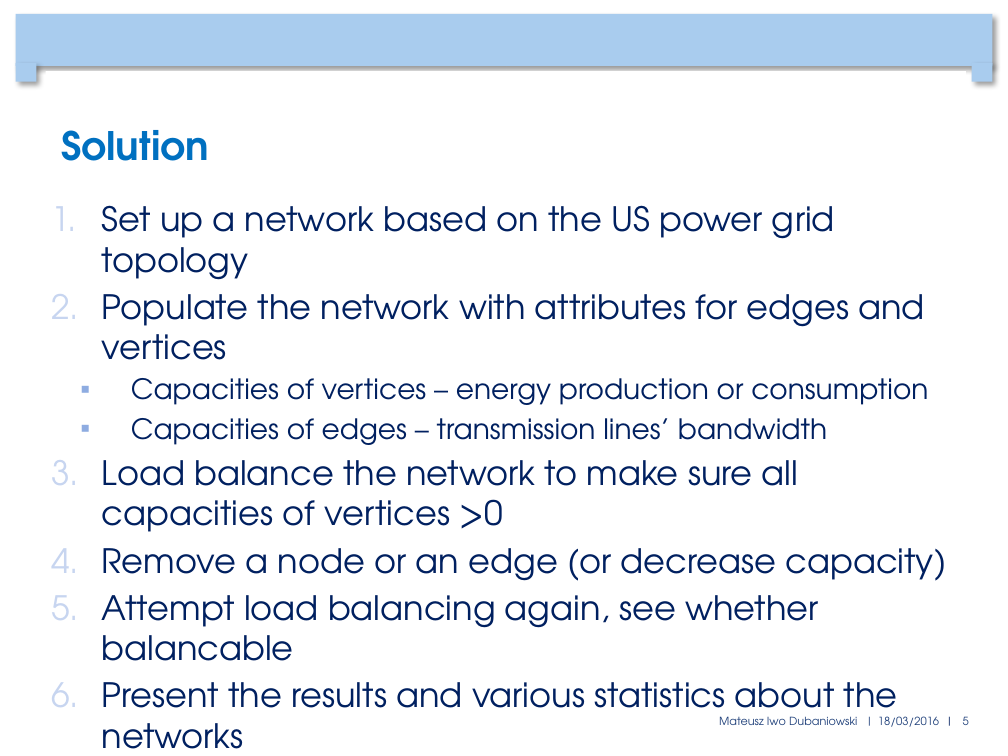
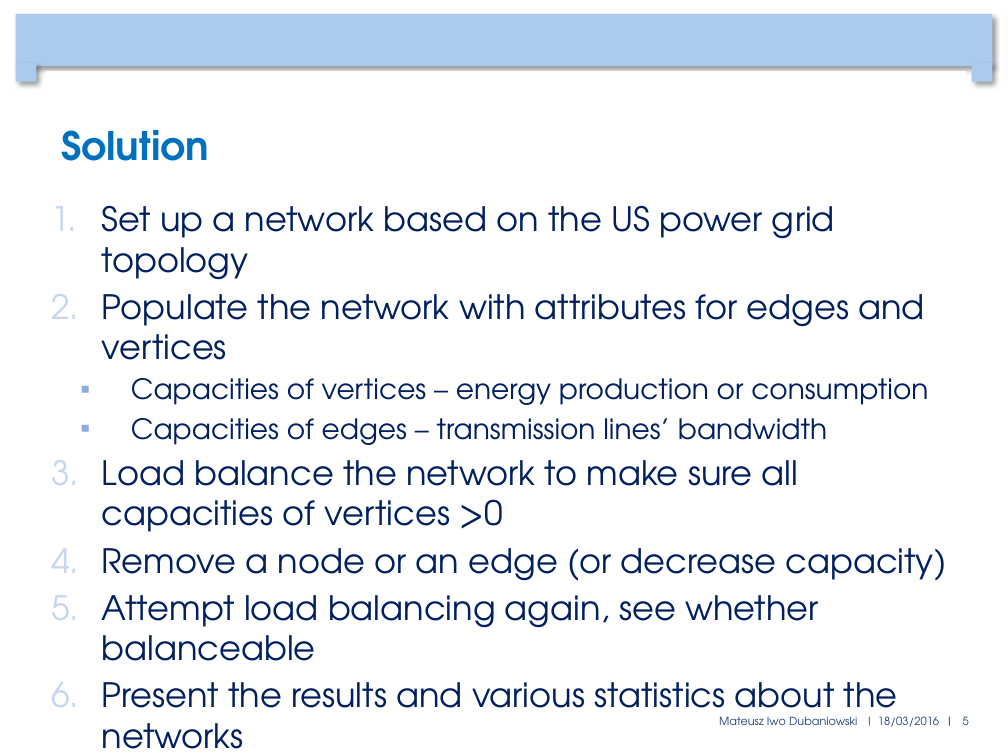
Before and after one commit to mduban/CNProject, a slide deck: slide 5 of FinalPresentation.pptx. Drawn at 1008x756 pixels with LibreOffice and Linux fonts; fonts in the diff are those of the drawing; background and template pictures are left out. Boxes give left, top, right and bottom in pixels: in the first picture for what was removed or moved away, otherwise in the second. Text is boxed around its words. In the diff, an @@ line names an element or a change of style, - is before the commit and + after.

```diff
--- a/FinalPresentation.pptx
+++ b/FinalPresentation.pptx
@@ text at (x1=102, y1=595, x2=818, y2=661): text changed @@
-5. Attempt load balancing again, see whether balancable
+5. Attempt load balancing again, see whether balanceable
```
Also in this commit, not shown: 1 other slide changed.
